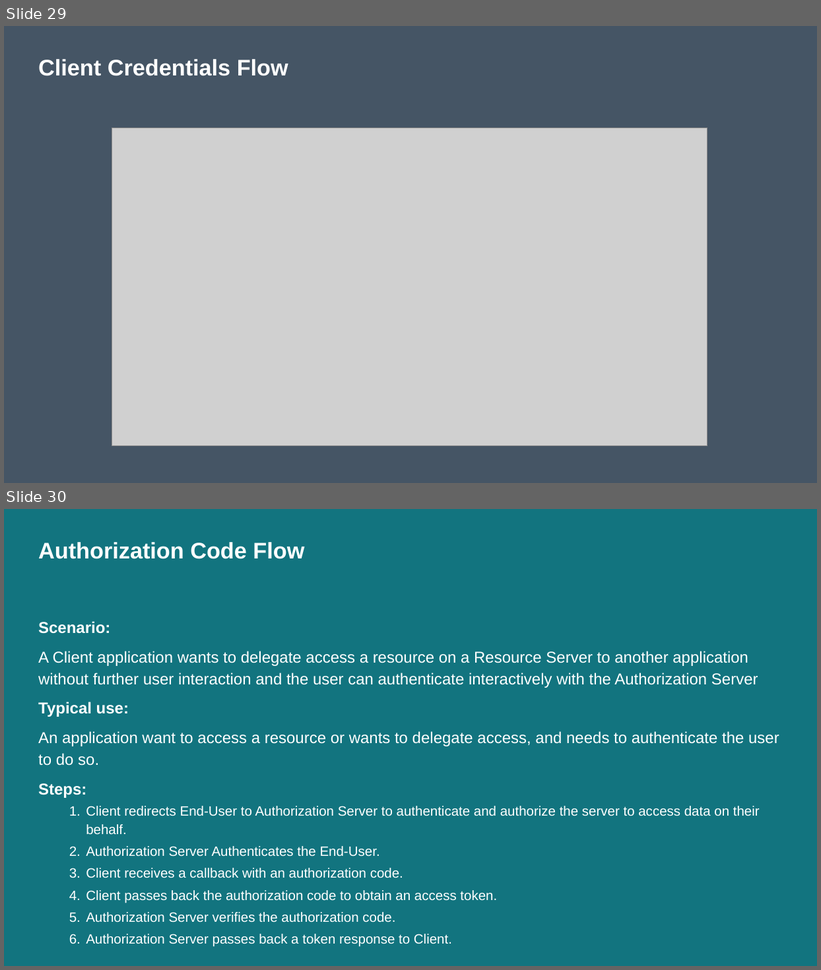
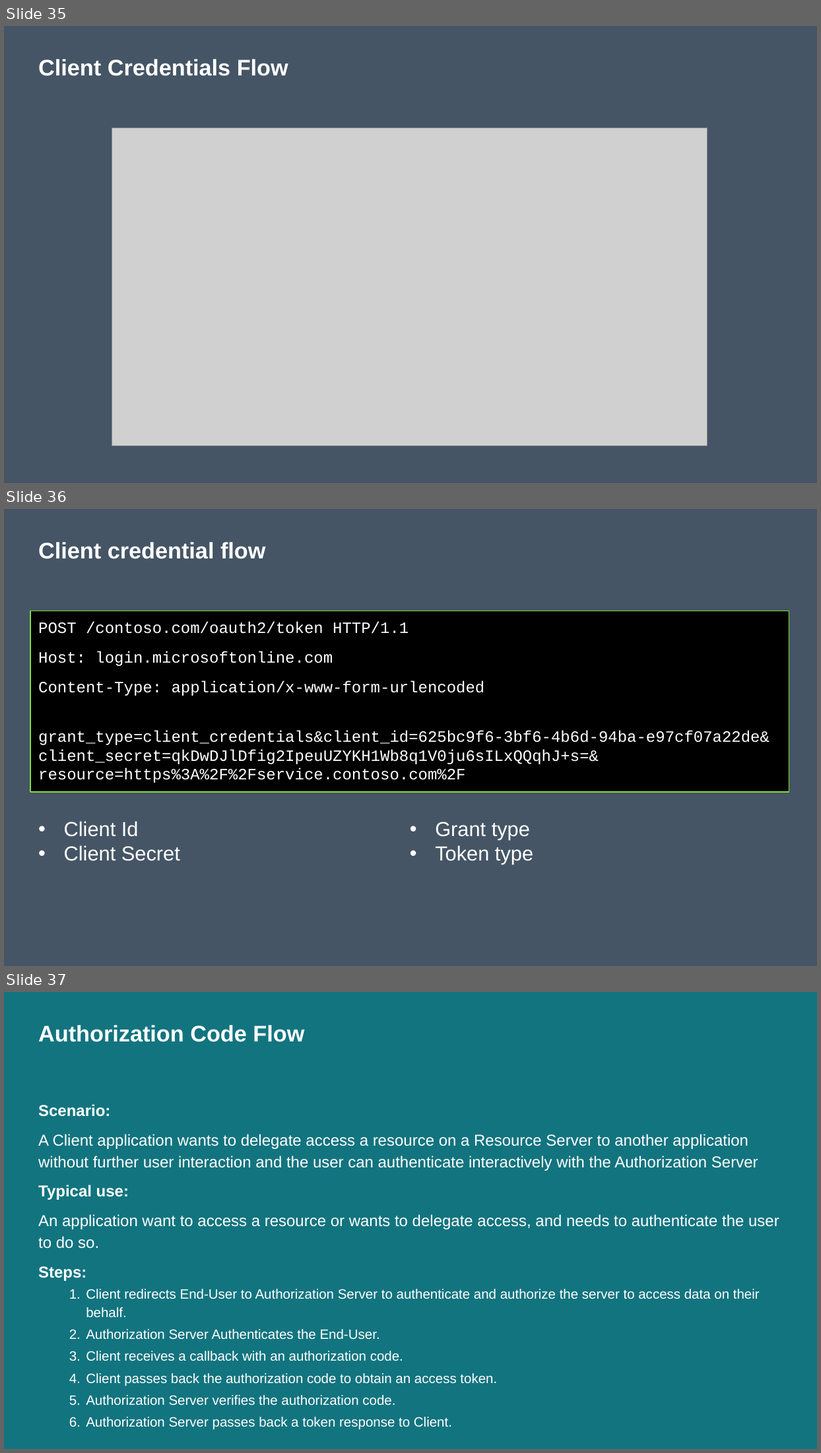
Before and after one commit to nickverschueren/devcruise-2019, a slide deck: Slides/OAuthAndOpenIdConnect.pptx. Shown one above the other, each under a label of ours: slides 29 and 30 before the commit, slides 35, 36 and 37 after it. The pictures are 821x970 and 821x1453 pixels, drawn with LibreOffice and Linux fonts; fonts in the diff are those of the drawing; grey boxes stand for pictures. Boxes give left, top, right and bottom in pixels: in the first picture for what was removed or moved away, otherwise in the second. Text is boxed around its words. In the diff, an @@ line names an element or a change of style, - is before the commit and + after.

```diff
--- a/Slides/OAuthAndOpenIdConnect.pptx
+++ b/Slides/OAuthAndOpenIdConnect.pptx
@@ slide 36 added at [4, 509, 817, 966], background #455565 @@
@@ title added at [38, 542, 265, 559], 20 pt, text #FFFFFF, bold @@
+Client credential flow
@@ text added at [31, 611, 789, 792], fill #000000, outline #82DC3C 1 pt, 14 pt, text #FFFFFF @@
+POST /contoso.com/oauth2/token HTTP/1.1
+Host: login.microsoftonline.com
+Content-Type: application/x-www-form-urlencoded
+grant_type=client_credentials&client_id=625bc9f6-3bf6-4b6d-94ba-e97cf07a22de&
+client_secret=qkDwDJlDfig2IpeuUZYKH1Wb8q1V0ju6sILxQQqhJ+s=&
+resource=https%3A%2F%2Fservice.contoso.com%2F
@@ text added at [64, 821, 533, 865], 18 pt, text #FFFFFF @@
+• Client Id
+• Client Secret
+• Grant type
+• Token type
@@ what was slide 29 is now slide 35 @@
@@ what was slide 30 is now slide 37 @@
```
Also in this commit, not shown: 10 slides changed, 11 other slides added, 1 other file.
